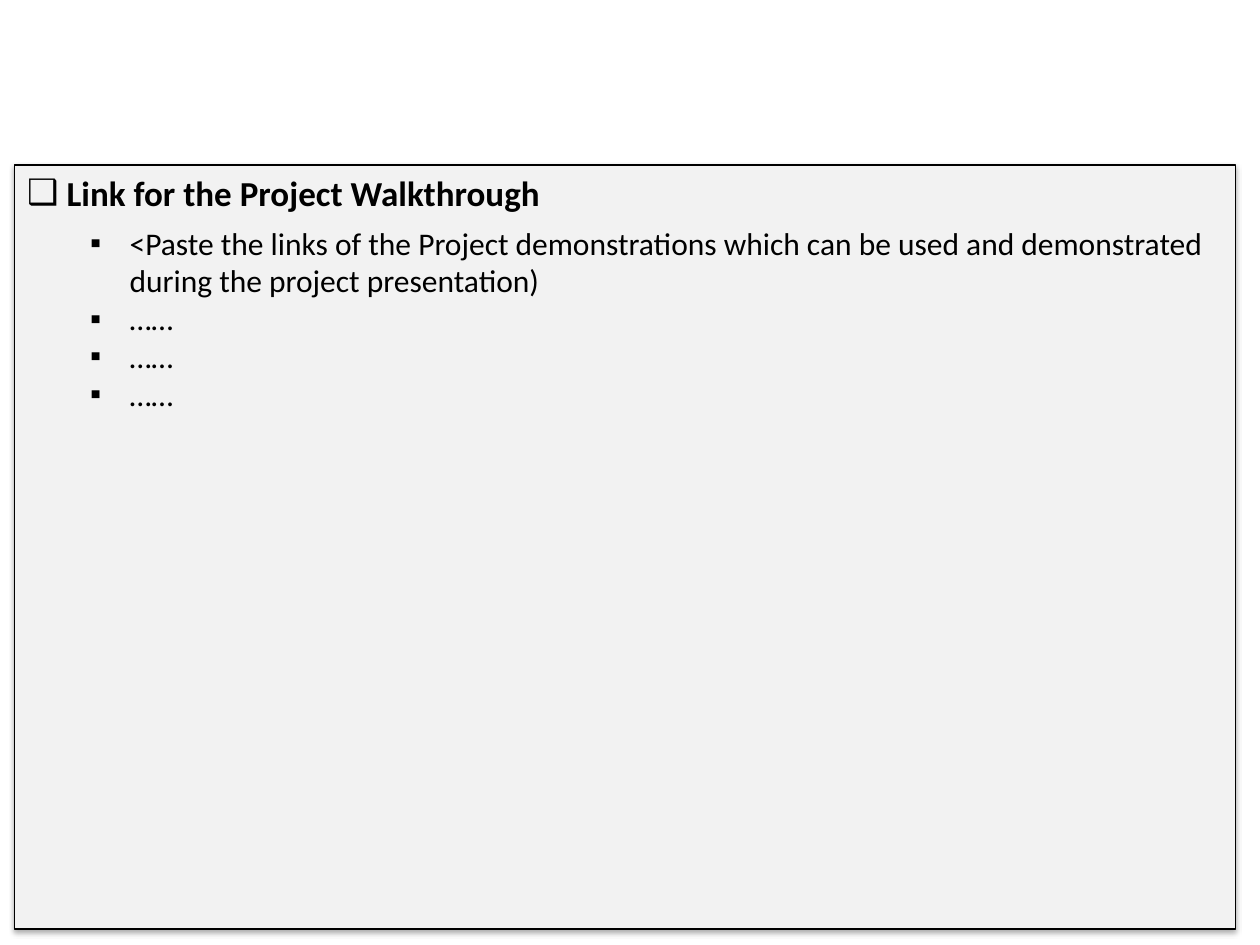
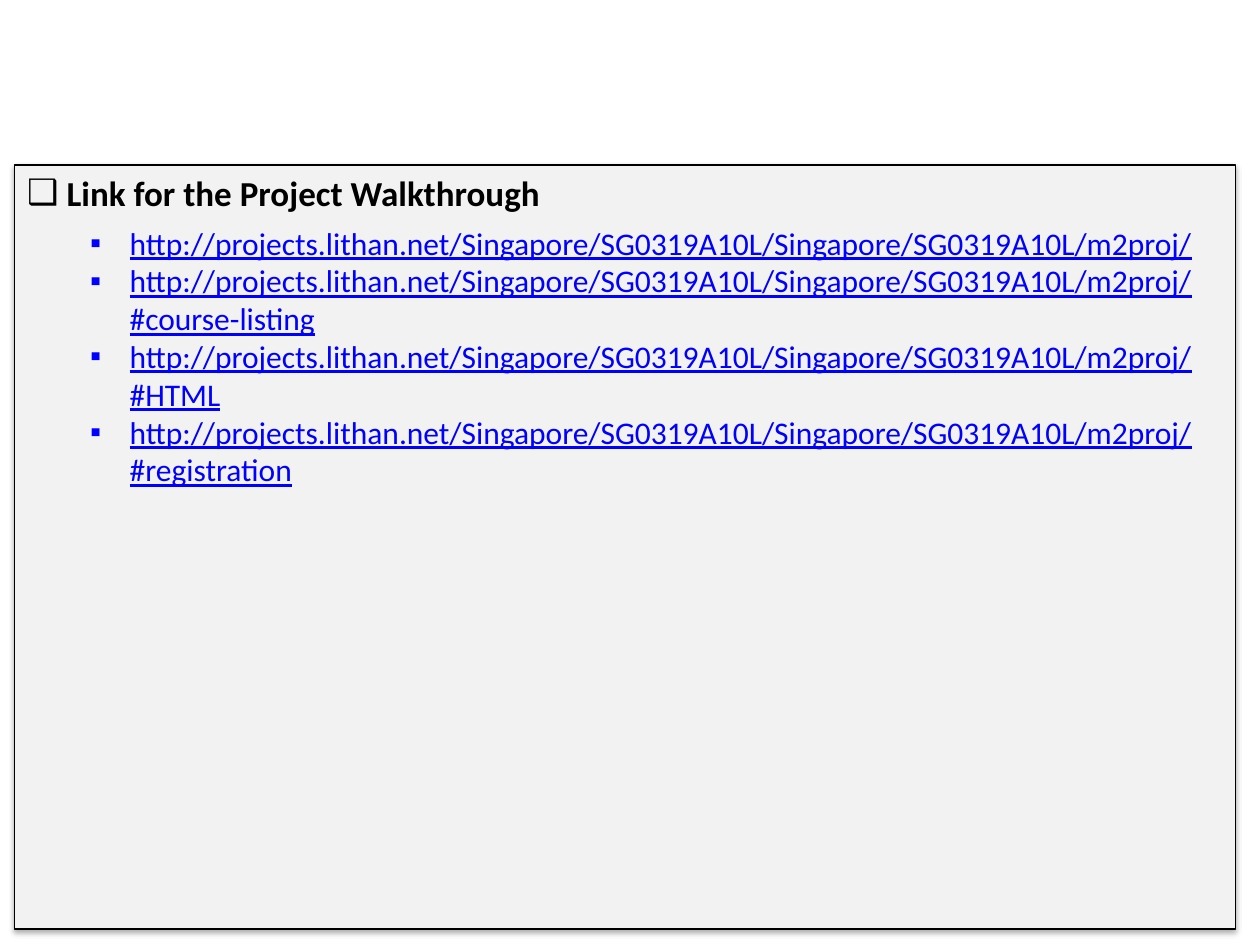
Before and after one commit to dseah11/Front-End-Dev, a slide deck: slide 22 of m2proj/Daniel_M2_Project_Presentation.pptx. Drawn at 1260x945 pixels with LibreOffice and Linux fonts; fonts in the diff are those of the drawing; background and template pictures are left out. Boxes give left, top, right and bottom in pixels: in the first picture for what was removed or moved away, otherwise in the second. Text is boxed around its words. In the diff, an @@ line names an element or a change of style, - is before the commit and + after.

```diff
--- a/m2proj/Daniel_M2_Project_Presentation.pptx
+++ b/m2proj/Daniel_M2_Project_Presentation.pptx
@@ text in rectangle at bbox=[130, 233, 1191, 487]: text changed; text colour #000000 to #0000FF @@
-  ▪ <Paste the links of the Project demonstrations which can be used and demonstrated during the project presentation)
-  ▪ ……
-  ▪ ……
-  ▪ ……
+  ▪ http://projects.lithan.net/Singapore/SG0319A10L/Singapore/SG0319A10L/m2proj/
+  ▪ http://projects.lithan.net/Singapore/SG0319A10L/Singapore/SG0319A10L/m2proj/#course-listing
+  ▪ http://projects.lithan.net/Singapore/SG0319A10L/Singapore/SG0319A10L/m2proj/#HTML
+  ▪ http://projects.lithan.net/Singapore/SG0319A10L/Singapore/SG0319A10L/m2proj/#registration
```
Also in this commit, not shown: 3 other slides changed, 12 other files.
